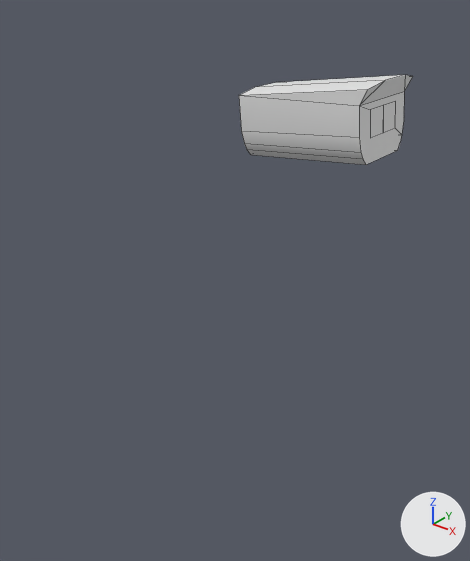
One commit to the Blender file dev/blender/instruments/mag-compass.blend: the scene before it, then after it.
Rendered twice from a camera (50 mm lens) standing at (-0.181, -0.333, 0.317) and looking at (-0.353, -0.118, 0.184). The axes (+X, +Y, +Z) are drawn at lower right. The lights are the same throughout. Mesh edges are drawn as thin lines. Materials are left out; every surface is plain grey.

In view in the first picture: 'Casing', 'Glass'.
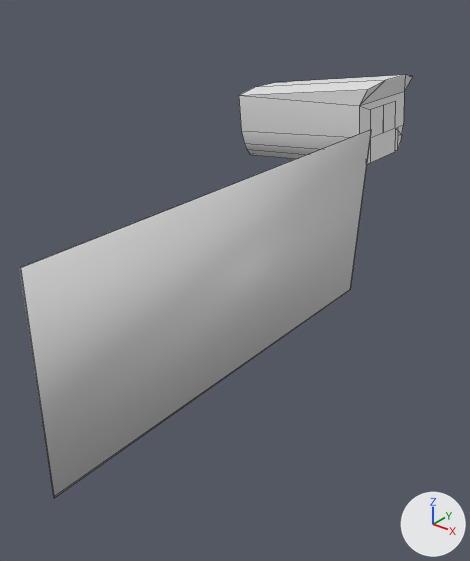
Where the newer file only moved an object's origin or applied its transform, the numbers keep the older frame.

Boxes [x1, y1, x2, y2] around the edits, measured in the pictures (470 x 561 px):
'Deviation-Card', added: after [20, 130, 371, 498]
'Casing', reshaped: before [239, 75, 413, 165]; after [239, 75, 413, 164]
part 1 of me_casing_mesh_001, built on: before [242, 92, 404, 165]; after [242, 92, 404, 164]

What changed in the scene script:
```text
Change me_casing_mesh_001:
    used by ob_casing; location = (-0.0002, -0.0001, -0.0002)
    remove me_casing_mesh_001.from_pydata(...)  # 30 vertices, 20 faces; spans x -0.4233..-0.339, y -0.0268..0.0263, z 0.2116..0.2627
    add me_casing_mesh_001.from_pydata(...)  # 46 vertices, 26 faces; spans x -0.4233..-0.339, y -0.0268..0.0263, z 0.2116..0.2627
    me_casing_mesh_001 part 1
    4 faces are deleted
    16 vertices are added at x -0.3427..-0.3414, y -0.0258..0.0255, z 0.2191..0.2326
    10 new faces join them
Add me_controllock_009:
    me_controllock_009.from_pydata([(-0.314, 0.251, 0.071), (-0.318, 0.247, 0.25), (-0.314, 0.251, 0.071), (-0.317, 0.247, 0.25), (-0.319, 0.17, 0.069), (-0.322, 0.166, 0.248), (-0.318, 0.17, 0.069), (-0.322, 0.166, 0.248)], [], [(0, 1, 3, 2), (2, 3, 7, 6), (6, 7, 5, 4), (4, 5, 1, 0), (2, 6, 4, 0), (7, 3, 1, 5)])
    me_controllock_009.polygons.foreach_set('use_smooth', [True] * 6)
Add ob_deviation_card:
    ob_deviation_card = bpy.data.objects.new('Deviation-Card', me_controllock_009)
    ob_deviation_card.location = (0.0, 0.0, 0.0)
    ob_deviation_card.rotation_euler = (1.571, 0.0, 0.0)  # degrees (90, 0, 0)
    ob_deviation_card.show_transparent = True
```
